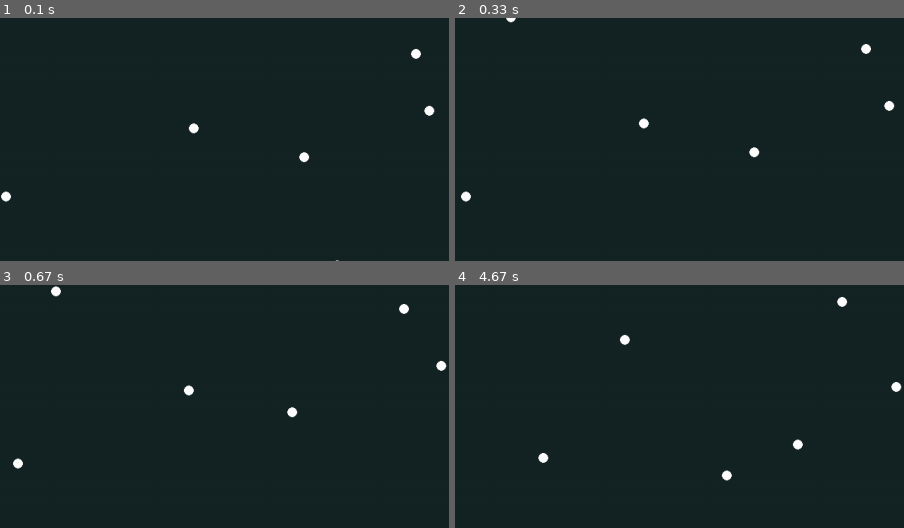
Above: before the commit, frames 1-4 (two rows, left to right).
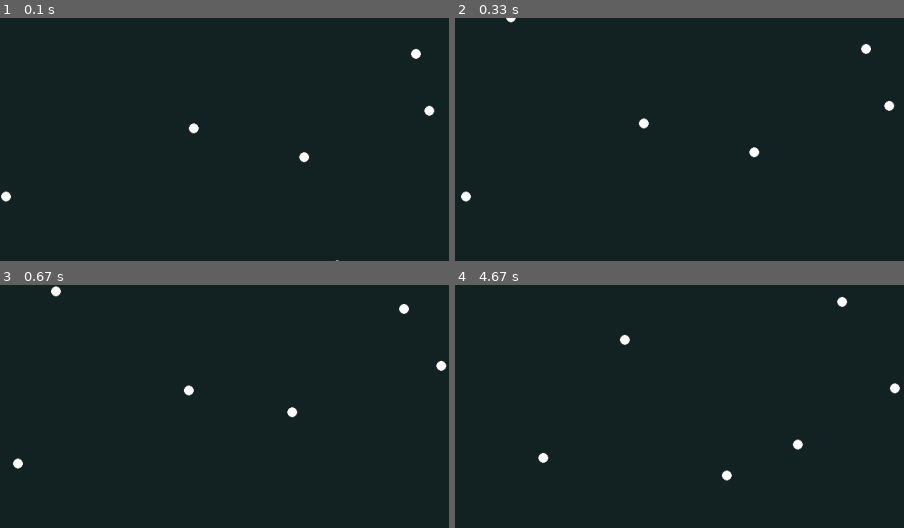
Above: after the commit, the same moments.

Repository: darceno/lifebox-simulator
Game: pygame game, started from src/main.py
Two runs of this game, one before a commit and one after it. Both use one fixed random seed, a clock stepped at 60 frames per second and the inputs below.
Inputs:
- Up to frame 1 (0.1 s): no input
- Up to frame 2 (0.33 s): no input
- Up to frame 3 (0.67 s): no input
- Up to frame 4 (4.67 s): no input
The pictures show only the part of the screen within x 50-100%, y 7-57%; the shares and areas given below are measured in that part.

Frames 1-3 are identical in both runs. In frame 4, less than 0.1% of the frame differs, in the area x 96-100%, y 39-45%.

Commit message:
Fix bug of high speed organisms going off screen

Diff:
--- a/src/main.py
+++ b/src/main.py
@@ -43,24 +43,24 @@
 
     def move(self):
         self.last_decision += 1
-        if self.decision == 0 and self.x < WIDTH_SIZE-self.size: #right
+        if self.decision == 0 and self.x + SPEED < WIDTH_SIZE-self.size: #right
             self.x += SPEED
-        elif self.decision == 1 and self.x > 20: #left
+        elif self.decision == 1 and self.x - SPEED > 20: #left
             self.x -= SPEED
-        elif self.decision == 2 and self.y < HEIGHT_SIZE-self.size: #down
+        elif self.decision == 2 and self.y + SPEED < HEIGHT_SIZE-self.size: #down
             self.y += SPEED
-        elif self.decision == 3 and self.y > self.size: #up
+        elif self.decision == 3 and self.y - SPEED > self.size: #up
             self.y -= SPEED
-        elif self.decision == 4 and self.x < WIDTH_SIZE-self.size and self.y < HEIGHT_SIZE-self.size: #right-down
+        elif self.decision == 4 and self.x + SPEED < WIDTH_SIZE-self.size and self.y + SPEED < HEIGHT_SIZE-self.size: #right-down
             self.x += SPEED
             self.y += SPEED
-        elif self.decision == 5 and self.x < WIDTH_SIZE-self.size and self.y > self.size: #right-up
+        elif self.decision == 5 and self.x + SPEED < WIDTH_SIZE-self.size and self.y - SPEED > self.size: #right-up
             self.x += SPEED
             self.y -= SPEED
-        elif self.decision == 6 and self.x > self.size and self.y < HEIGHT_SIZE-self.size: #left-down
+        elif self.decision == 6 and self.x - SPEED > self.size and self.y + SPEED < HEIGHT_SIZE-self.size: #left-down
             self.x -= SPEED
             self.y += SPEED
-        elif self.decision == 7 and self.x > self.size and self.y > self.size: #left-up
+        elif self.decision == 7 and self.x - SPEED > self.size and self.y - SPEED > self.size: #left-up
             self.x -= SPEED
             self.y -= SPEED
         else:
